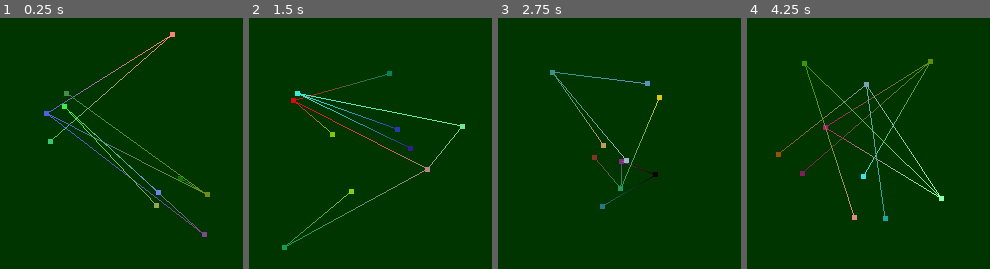
Above: before the commit, frames 1-4 (left to right).
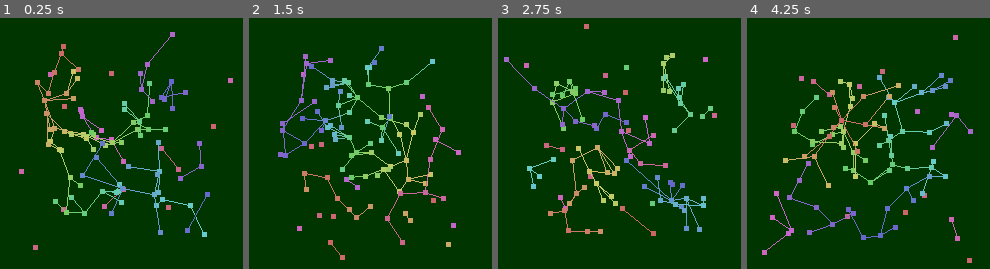
Above: after the commit, the same moments.

Repository: Homshnogen/Unit-Disk-Graph-3D
Game: Godot game, scene res://main.tscn
The game is run twice, just before and just after one commit, with the same random seed, the same clock (stepped at 60 frames per second) and the same inputs.
Inputs (mouse positions are in pixels of both pictures, inside the frame that each line leads up to):
- Up to frame 1 (0.25 s): no input
- Up to frame 2 (1.5 s): tap Enter at 0.5 s; move the mouse to (outside the picture) at 0.52 s; tap Q (action1) at 0.6 s; tap R (reset_points) at 1.25 s; move the mouse to (outside the picture) at 1.27 s; click (outside the picture) at 1.35 s
- Up to frame 3 (2.75 s): tap R (reset_points) at 2 s; move the mouse to (697, 48) at 2.02 s; tap Q (action1) at 2.1 s
- Up to frame 4 (4.25 s): tap R (reset_points) at 2.75, 3.5, 4.15 s; move the mouse to (827, 236) at 2.77 s; click (827, 236) at 2.85 s; move the mouse to (outside the picture) at 3.52 s; tap Q (action1) at 3.6 s

The runs differ from the first frame. In frame 1, 7.0% of the frame differs, in the area x 7-96%, y 5-93%; in frame 2, 7.3%; in frame 3, 6.7%; in frame 4, 7.6%, in the area x 6-94%, y 6-98%.

Commit message:
did bfs

Diff:
--- a/PointCloud.gd
+++ b/PointCloud.gd
@@ -1,24 +1,99 @@
 extends Node3D
 
-@export var point_material: BaseMaterial3D
-@export var line_material: BaseMaterial3D
-@export var scalef: float = 1
-@export var numpoints: int = 10
+@export var point_material : BaseMaterial3D
+@export var line_material : BaseMaterial3D
+@export var scalef : float = 5 # size of the point cloud
+@export var numpoints : int = 100
 
 var vertices : PackedVector3Array
 var lines : PackedInt32Array
 var colors : PackedColorArray
-var mesh_instance
+var mesh_instance : MeshInstance3D
+
+var cells : Dictionary # (Vector3i, Cell)
 # Called when the node enters the scene tree for the first time.
 func _ready():
+	scale = Vector3(1/scalef, 1/scalef, 1/scalef)
 	reset_points()
+	bfs()
+	update_mesh()
 
 func _input(event):
 	if (Input.is_action_just_pressed("reset_points") and event is InputEventKey) :
 		reset_points()
+		bfs()
+		update_mesh()
 	elif (Input.is_action_just_pressed("action1")) :
 		vertices[0] = scalef*( Vector3(randf(),randf(),randf()) - Vector3(0.5,0.5,0.5) )
 		update_mesh()
+
+func setup_search():
+	for i in range(vertices.size()):
+		var point := vertices[i]
+		var key := Vector3i(floori(point.x), floori(point.y), floori(point.z))
+		var cell : Cell = cells.get(key);
+		if (cell == null) :
+			cells[key] = Cell.new(key)
+			cell = cells[key]
+			for key2 in cells :
+				if (key - (key2 as Vector3i)).length_squared() <= 3 : # within one unit in each dimension
+					(cells[key2] as Cell).neighbors.append(cell)
+					cell.neighbors.append(cells[key2])
+		cell.points.append(i)
+
+var bfs_queue : Array[int]
+var bfs_points : Array[int]
+func bfs():
+	setup_search()
+	bfs_points = []
+	for i in range(vertices.size()) :
+		bfs_points.push_back(i)
+	bfs_queue = []
+	lines = []
+	var colori = 0.0
+	while (!bfs_points.is_empty()) :
+		if bfs_queue.is_empty() :
+			bfs_queue.push_back(bfs_points.pop_back())
+		var point := vertices[bfs_queue[0]]
+		var cell : Cell = cells[Vector3i(floori(point.x), floori(point.y), floori(point.z))] # must exist
+		var i := 0
+		while i < cell.points.size() :
+			var v = cell.points[i]
+			if v == bfs_queue[0] :
+				cell.points.remove_at(i)
+			elif point.distance_squared_to(vertices[v]) < 1.0 :
+				bfs_queue.push_back(v) # add near point to queue
+				bfs_points.remove_at(bfs_points.find(v))
+				lines.append_array([bfs_queue[0], v]) # add line to near point
+				cell.points.remove_at(i)
+			else :
+				i += 1
+		var n := 0
+		while n < cell.neighbors.size() :
+			var neighbor := cell.neighbors[n]
+			i = 0
+			while i < neighbor.points.size() :
+				var v = neighbor.points[i]
+				if point.distance_squared_to(vertices[v]) < 1.0 :
+					bfs_queue.push_back(v) # add near point to queue
+					bfs_points.remove_at(bfs_points.find(v))
+					lines.append_array([bfs_queue[0], v]) # add line to near point
+					neighbor.points.remove_at(i)
+				else :
+					i += 1
+			#if neighbor.points.is_empty() :
+				#for n2 in neighbor.neighbors :
+					#n2.neighbors.remove_at(n2.neighbors.find(neighbor))
+				#cells.erase(neighbor.key)
+			#else
+			n += 1
+		#if cell.points.is_empty() :
+			#for n2 in cell.neighbors :
+				#n2.neighbors.remove_at(n2.neighbors.find(cell))
+			#cells.erase(cell.key)
+		colors[bfs_queue[0]] = Color.from_hsv(colori/vertices.size(), 0.5, 0.8)
+		colori += 1.0
+		bfs_queue.pop_front()
 
 func update_mesh():
 	for n in get_children():
@@ -47,9 +122,18 @@
 
 	for i in range(numpoints):
 		vertices.append(scalef*( Vector3(randf(),randf(),randf()) - Vector3(0.5,0.5,0.5) ))
-		colors.append(Color(randf(),randf(),randf()));
+		colors.append(Color.WHITE);
 		if (i > 0) :
 			lines.append((i-1)/2)
 			lines.append(i)
 
 	update_mesh()
+
+class Cell:
+	var neighbors : Array[Cell]
+	var points : PackedInt32Array # index of vertex in vertices, used for lines
+	var key : Vector3i
+	func _init(pos : Vector3i) :
+		key = pos
+		neighbors = []
+		points = []
--- a/main.tscn
+++ b/main.tscn
@@ -13,6 +13,7 @@
 environment = ExtResource("5_2an0l")
 
 [node name="PointCloud" type="Node3D" parent="."]
+transform = Transform3D(0.5, 0, 0, 0, 0.5, 0, 0, 0, 0.5, 0, 0, 0)
 script = ExtResource("1_gxch6")
 point_material = ExtResource("2_ir81f")
 line_material = ExtResource("3_mpno3")
